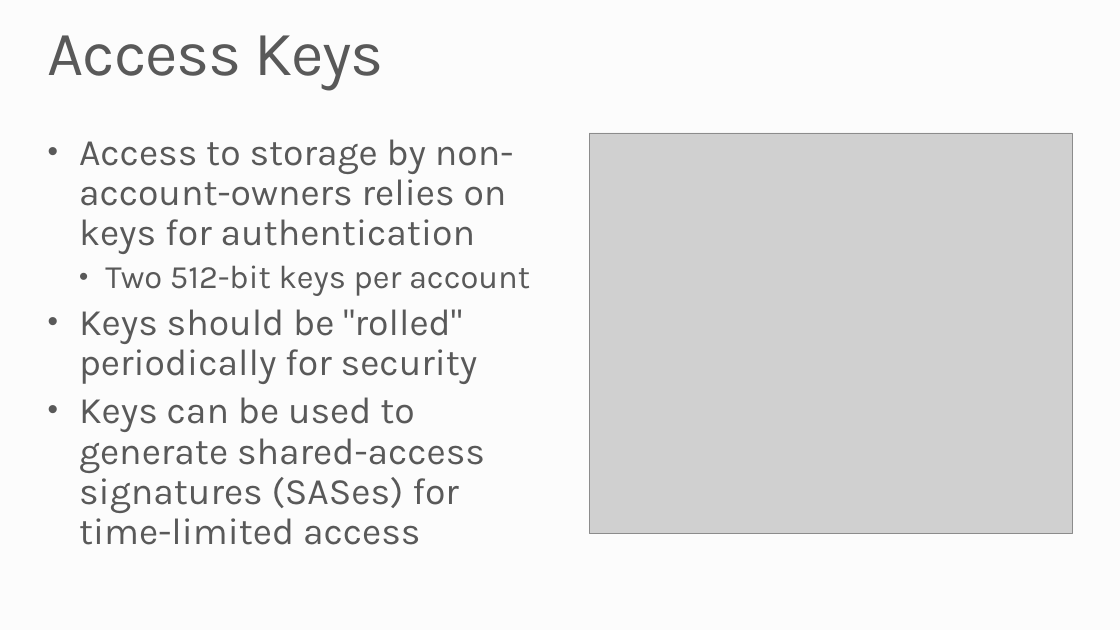
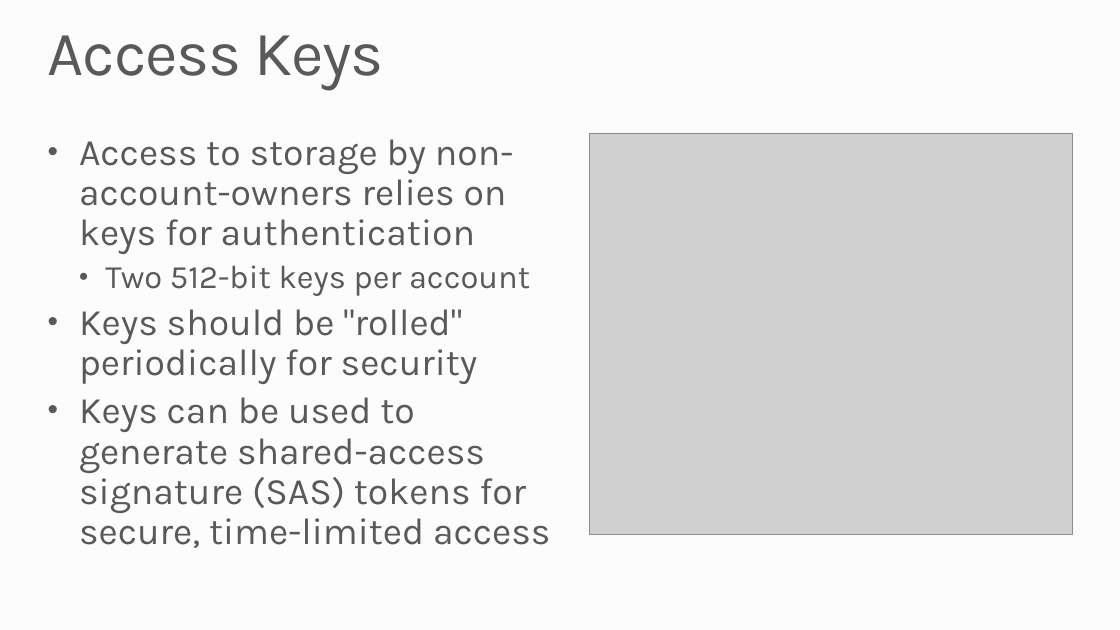
Before and after one commit to MSRConnections/Azure-training-course, a slide deck: slide 6 of Content/Storage/Azure Storage and CLI.pptx (slide 4 before the commit). Drawn at 1120x630 pixels with LibreOffice and Linux fonts; fonts in the diff are those of the drawing; grey boxes stand for pictures; background and template pictures are left out. Boxes give left, top, right and bottom in pixels: in the first picture for what was removed or moved away, otherwise in the second. Text is boxed around its words. In the diff, an @@ line names an element or a change of style, - is before the commit and + after.

```diff
--- a/Content/Storage/Azure Storage and CLI.pptx
+++ b/Content/Storage/Azure Storage and CLI.pptx
@@ text at [79,397,550,548]: text changed @@
-• Keys can be used to generate shared-access signatures (SASes) for time-limited access
+• Keys can be used to generate shared-access signature (SAS) tokens for secure, time-limited access
```
Also in this commit, not shown: 3 other slides changed, 3 slides added, 8 slides removed.
